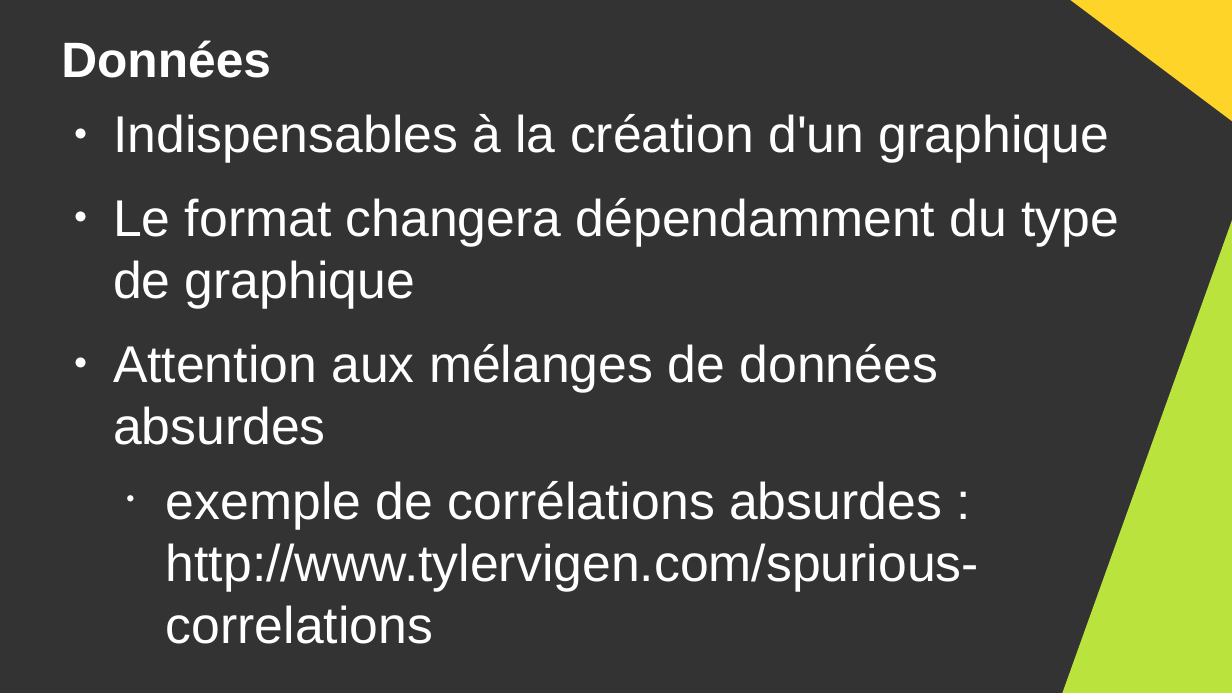
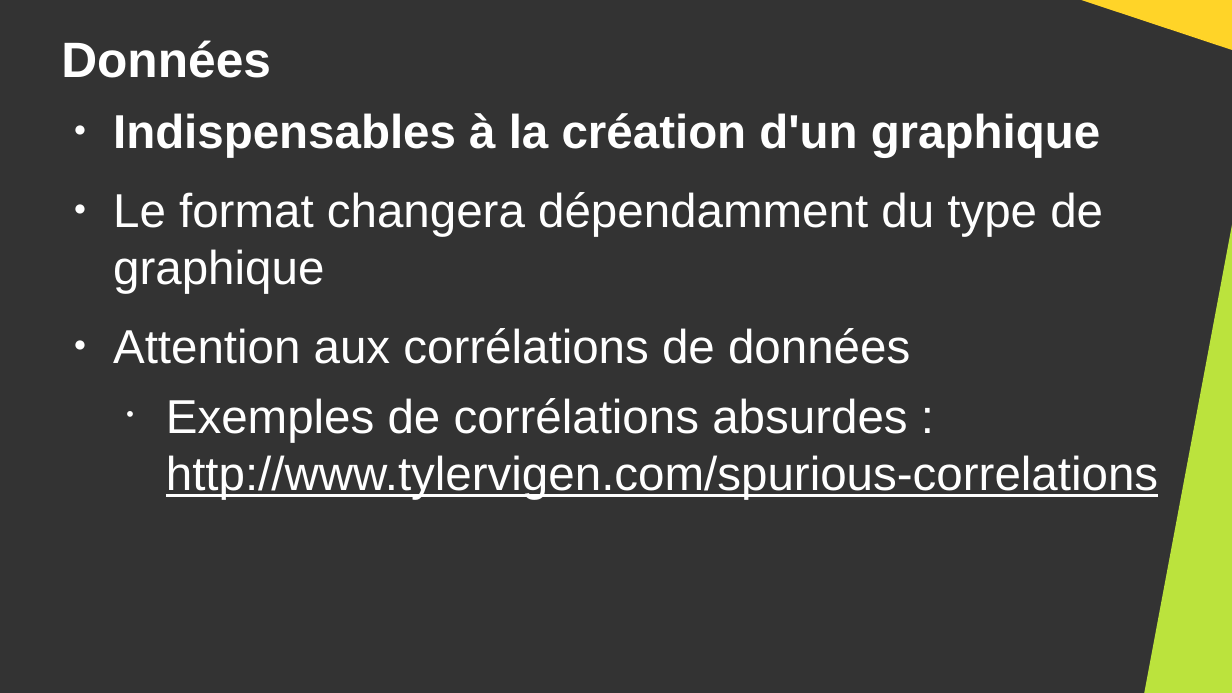
Before and after one commit to DanYellow/cours, a slide deck: slide 26 of big-data-s4/travaux-pratiques/numero-7/presentation.odp (slide 25 before the commit). Drawn at 1232x693 pixels with LibreOffice and Linux fonts; fonts in the diff are those of the drawing. Boxes give left, top, right and bottom in pixels: in the first picture for what was removed or moved away, otherwise in the second. Text is boxed around its words. In the diff, an @@ line names an element or a change of style, - is before the commit and + after.

```diff
--- a/big-data-s4/travaux-pratiques/numero-7/presentation.odp
+++ b/big-data-s4/travaux-pratiques/numero-7/presentation.odp
@@ right triangle: place and size @@
-right triangle at bbox=[1062, 0, 1232, 127]
+right triangle at bbox=[1063, 0, 1232, 53]
@@ text at bbox=[113, 113, 1103, 293]: size 33.3 to 30.6 pt in "Indispensables à la création d'un graphique", "Le format changera dépendamment du type de ..."; bold on in "Indispensables à la création d'un graphique" @@
@@ right triangle: place and size @@
-right triangle at bbox=[1062, 215, 1232, 693]
+right triangle at bbox=[1145, 215, 1232, 693]
@@ text at bbox=[113, 328, 1158, 499]: text changed; size 33.3 to 30.6 pt @@
-● Attention aux mélanges de données absurdes
-  • exemple de corrélations absurdes : http://www.tylervigen.com/spurious-correlations
+● Attention aux corrélations de données
+  • Exemples de corrélations absurdes : http://www.tylervigen.com/spurious-correlations
```
Also in this commit, not shown: 25 other slides changed, 2 slides added, 1 slide removed, 4 other files.
